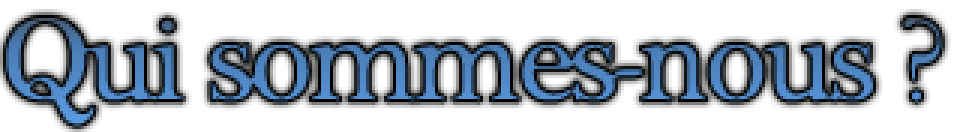
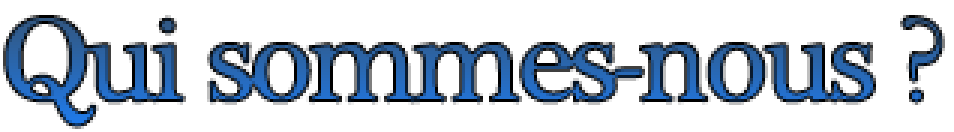
Two versions of the same layered image (954×132). Layer-by-layer changes:
pixels changed over [0, 9, 951, 132] (layer not identified)
